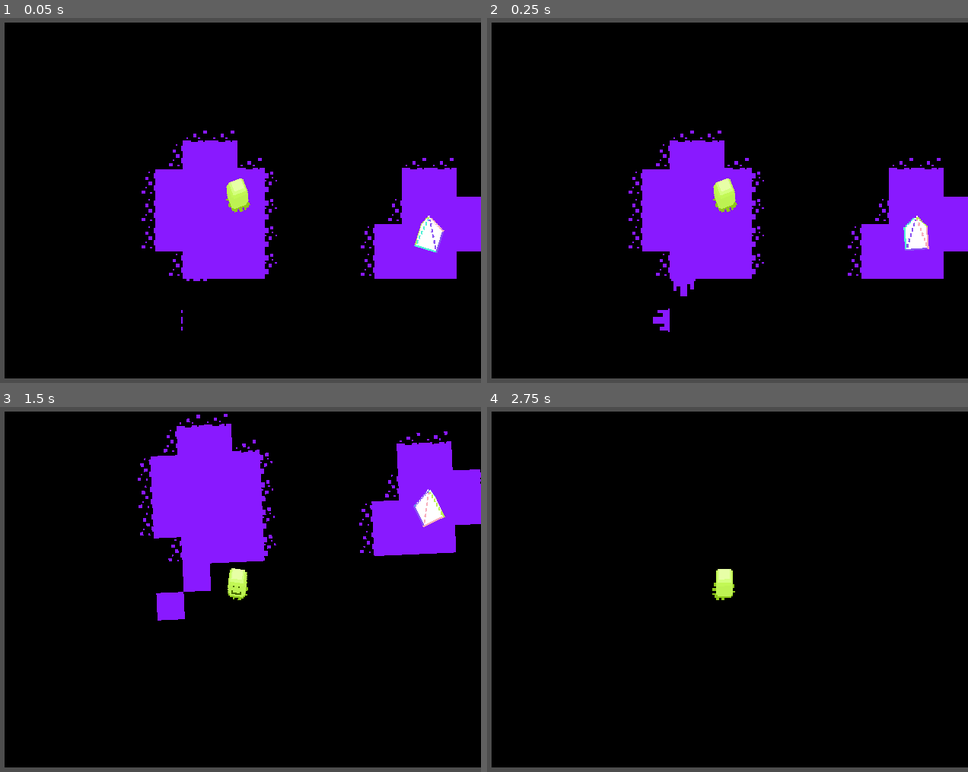
Above: before the commit, frames 1-4 (two rows, left to right).
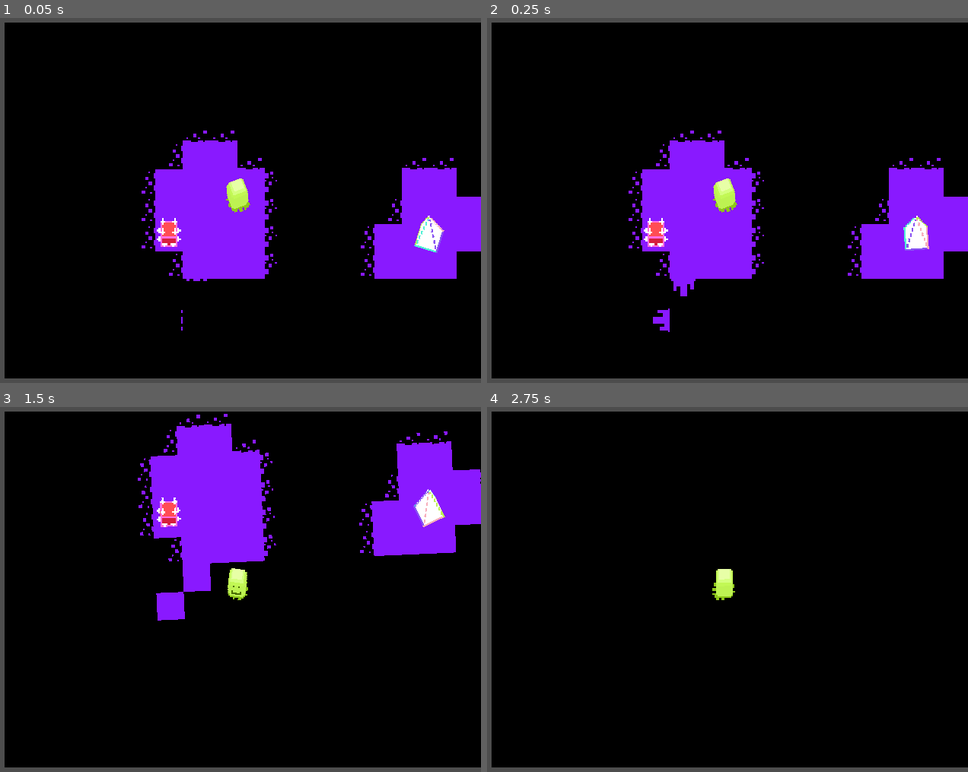
Above: after the commit, the same moments.

Repository: Suikyoo/upcsg-game-jam-2026
Game: Godot game, scene res://scenes/game.tscn
The game is run twice, just before and just after one commit, with the same random seed, the same clock (stepped at 60 frames per second) and the same inputs.
Inputs (mouse positions are in pixels of both pictures, inside the frame that each line leads up to):
- Up to frame 1 (0.05 s): no input
- Up to frame 2 (0.25 s): no input
- Up to frame 3 (1.5 s): move the mouse to (346, 571) at 0.52 s; hold D (ui_right) 0.53-1.28 s; tap Q (anti-rotate) at 0.6 s; click (346, 571) at 0.67 s; move the mouse to (139, 607) at 1.27 s; hold S (ui_down) from 1.28 s (still down); tap E (pro-rotate) at 1.35 s
- Up to frame 4 (2.75 s): move the mouse to (770, 509) at 2.02 s; release S (ui_down) at 2.03 s; hold D (ui_right) from 2.03 s (still down); tap Q (anti-rotate) at 2.1 s

The runs differ from the first frame. In frame 1, 0.3% of the frame differs, in the area x 32-38%, y 54-63%; in frame 2, 0.3%; in frame 3, 0.3%, in the area x 32-38%, y 24-33%; in frame 4, nothing differs.

Commit message:
added spikes and death

Diff:
--- a/project.godot
+++ b/project.godot
@@ -16,7 +16,7 @@
 
 config/name="upcsg"
 run/main_scene="uid://5oxtlf4po6kq"
-config/features=PackedStringArray("4.6", "Forward Plus")
+config/features=PackedStringArray("4.5", "Forward Plus")
 config/icon="res://icon.svg"
 
 [autoload]
--- a/scenes/game.tscn
+++ b/scenes/game.tscn
@@ -7,6 +7,7 @@
 [ext_resource type="Texture2D" uid="uid://c6cugtw0jnv7d" path="res://assets/drip.png" id="3_trtic"]
 [ext_resource type="Script" uid="uid://cp4he6iltnikf" path="res://scripts/camera_2d.gd" id="5_iywne"]
 [ext_resource type="PackedScene" uid="uid://rwqhbr7lvce" path="res://scenes/prism.tscn" id="8_gee14"]
+[ext_resource type="PackedScene" uid="uid://clll8x3u5566o" path="res://scenes/spike.tscn" id="9_0tnpc"]
 [ext_resource type="PackedScene" uid="uid://b3ne1nx2n1as6" path="res://scenes/drip.tscn" id="13_kvuet"]
 
 [sub_resource type="TileSetAtlasSource" id="TileSetAtlasSource_trtic"]
@@ -52,27 +53,27 @@
 sources/2 = SubResource("TileSetAtlasSource_iywne")
 sources/1 = SubResource("TileSetAtlasSource_trtic")
 
-[node name="World" type="Node2D" unique_id=1893881700]
+[node name="World" type="Node2D"]
 script = ExtResource("1_lnu2h")
 
-[node name="Ground" parent="." unique_id=486839820 instance=ExtResource("3_lnu2h")]
+[node name="Ground" parent="." instance=ExtResource("3_lnu2h")]
 
-[node name="TileMapLayer" type="TileMapLayer" parent="Ground" unique_id=1709924507]
+[node name="TileMapLayer" type="TileMapLayer" parent="Ground"]
 tile_map_data = PackedByteArray("AAD/////AgABAAIAAAD//wAAAgABAAIAAAAAAAAAAgABAAIAAAAAAAEAAgABAAIAAAD//wEAAgABAAIAAAD+/w …(720 unchanged characters)…
 tile_set = SubResource("TileSet_u5sy4")
 
-[node name="Drip" parent="Ground/TileMapLayer" unique_id=2137755203 instance=ExtResource("13_kvuet")]
+[node name="Drip" parent="Ground/TileMapLayer" instance=ExtResource("13_kvuet")]
 position = Vector2(-24, 48)
 
-[node name="Player" parent="." unique_id=1555789881 instance=ExtResource("1_uwrxv")]
+[node name="Player" parent="." instance=ExtResource("1_uwrxv")]
 z_index = 2
 motion_mode = 0
 
-[node name="Camera2D" type="Camera2D" parent="." unique_id=1576023485]
+[node name="Camera2D" type="Camera2D" parent="."]
 zoom = Vector2(2.25, 2.25)
 script = ExtResource("5_iywne")
 
-[node name="ColorRect" type="ColorRect" parent="Camera2D" unique_id=1919936680]
+[node name="ColorRect" type="ColorRect" parent="Camera2D"]
 z_index = -7
 offset_left = -136.0
 offset_top = -104.0
@@ -80,9 +81,12 @@
 offset_bottom = 104.0
 color = Color(0, 0, 0, 1)
 
-[node name="Prism" parent="." unique_id=724886606 instance=ExtResource("8_gee14")]
+[node name="Prism" parent="." instance=ExtResource("8_gee14")]
 position = Vector2(112, 24)
 motion_mode = 0
+
+[node name="Spike" parent="." instance=ExtResource("9_0tnpc")]
+position = Vector2(-40, 24)
 
 [connection signal="world_flip" from="." to="Ground/TileMapLayer/Drip" method="_on_world_world_flip"]
 [connection signal="world_flip" from="." to="Player" method="_on_world_world_flip"]
--- /dev/null
+++ b/scenes/lose.tscn
@@ -0,0 +1,8 @@
+[gd_scene load_steps=2 format=3 uid="uid://cjfsnqcdhe8n6"]
+
+[ext_resource type="PackedScene" uid="uid://do2b3xdvt7bg" path="res://scenes/win.tscn" id="1_vjdtf"]
+
+[node name="Lose" instance=ExtResource("1_vjdtf")]
+
+[node name="Label" parent="ColorRect" index="0"]
+text = "You Lose"
--- /dev/null
+++ b/scenes/spike.tscn
@@ -0,0 +1,12 @@
+[gd_scene load_steps=4 format=3 uid="uid://clll8x3u5566o"]
+
+[ext_resource type="PackedScene" uid="uid://bgr4jjasceuqx" path="res://scenes/entity.tscn" id="1_ljd5v"]
+[ext_resource type="Script" uid="uid://bilqw6wflmabg" path="res://scripts/spike.gd" id="2_7a7y0"]
+[ext_resource type="Texture2D" uid="uid://b0otrcpm8qq0q" path="res://assets/spike.png" id="3_d2mqm"]
+
+[node name="Spike" instance=ExtResource("1_ljd5v")]
+script = ExtResource("2_7a7y0")
+
+[node name="SpriteStack" parent="." index="1"]
+texture = ExtResource("3_d2mqm")
+hframes = 9
--- a/scripts/entity.gd
+++ b/scripts/entity.gd
@@ -44,3 +44,6 @@
 #this function triggers when the player collides with the entity.
 func on_collide(body: CharacterBody2D):
 	pass
+
+func on_death():
+	pass
--- a/scripts/player.gd
+++ b/scripts/player.gd
@@ -39,3 +39,7 @@
 func add_velocity(delta: float) -> void:
 	_move(delta)
 	super.add_velocity(delta)
+
+func on_death() -> void:
+	$"/root/World".on_lose()
+	queue_free()
--- /dev/null
+++ b/scripts/spike.gd
@@ -0,0 +1,6 @@
+extends Entity
+
+
+func on_collide(body: CharacterBody2D):
+	if body is Entity:
+		body.on_death()
--- a/scripts/world.gd
+++ b/scripts/world.gd
@@ -35,4 +35,7 @@
 
 
 func on_win():
-	get_tree().change_scene_to_file("res://scenes/end.tscn")
+	get_tree().change_scene_to_file("res://scenes/win.tscn")
+
+func on_lose():
+	get_tree().change_scene_to_file("res://scenes/lose.tscn")
Not shown: 1 places in scenes/game.tscn that only renumber resources
Renamed: scenes/end.tscn -> scenes/win.tscn
Not shown, added: scripts/spike.gd.uid
